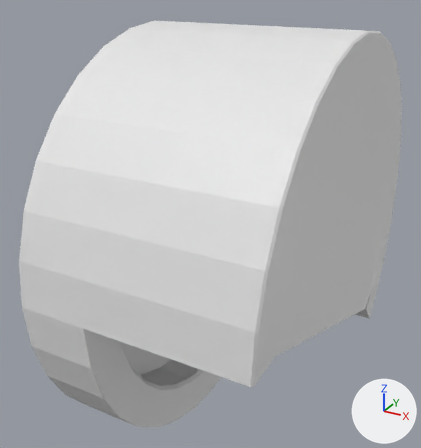
One commit to the Blender file Assets/Models/RotatorCase.blend: the scene before it, then after it.
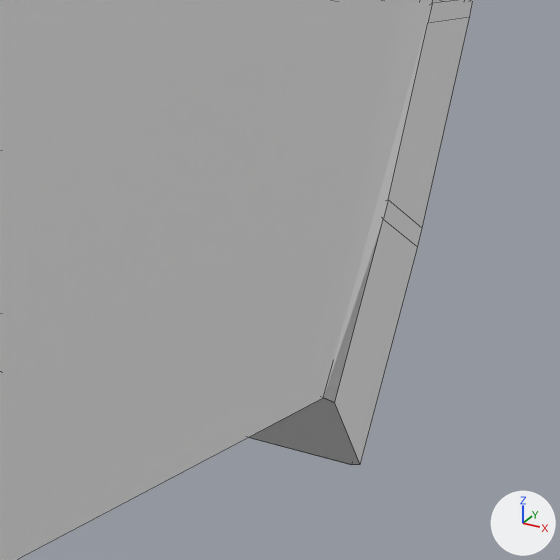
There are two pictures of each version: one whole from a 50 mm camera at (0.86, -2.97, 1.53) aimed at (-0.73, -0.08, 0.08), one close up on the part from 76% to 94% of the width and 57% to 74% of the height. Every picture has the same lights, and +X, +Y and +Z are marked at lower right. The close-ups show mesh edges as thin lines.
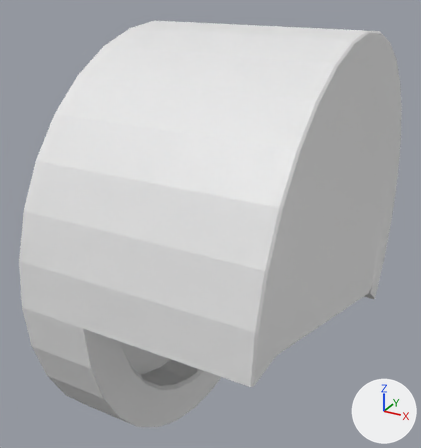
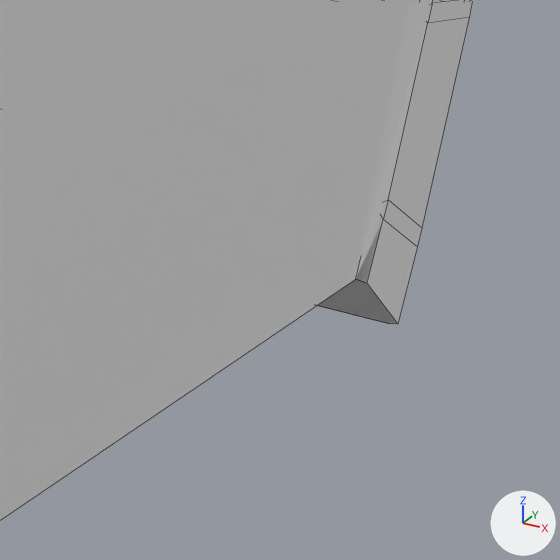
Changed parts and their boxes (x1, y1, x2, y2) in the close-ups (560 x 560 px; the box of a moved part takes in the faces that stretch with it):
'Circle', reshaped: before (0, 0, 473, 560); after (0, 0, 473, 520)
part 1 of me_circle, moved or reshaped: before (0, 18, 429, 560); after (0, 18, 429, 520)

What the commit changed:
me_circle has 260 vertices, 247 faces and spans x -1.14..0.11, y -1.25..1.25, z -1.25..1.25.
me_circle is used by ob_circle; location (0.0, 0.0, 0.0).
me_circle part 1: all 14 vertices in x -1.14..0.11, y 0.7..0.88, z -0.88..-0.63 are turned 7 degrees about the x axis through the mesh origin.
